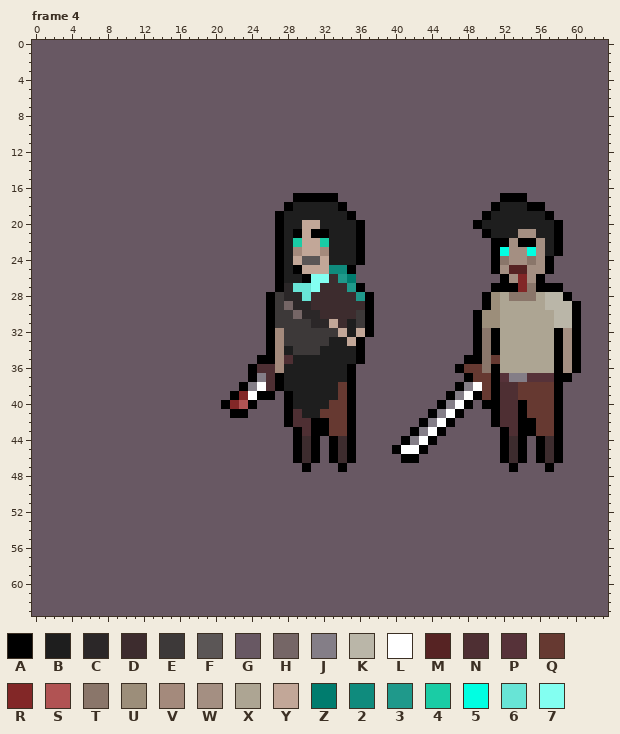
Two versions of one pixel-art file, assets/aseprite/experiments/human_experiments.aseprite. This is how it looked before the edit.
64x64 pixels, 5 frames. Colours within 5 levels of each other are drawn and written as one. Shown: frame 4. The commit also changed other frames, which this record leaves out.
Palette (. is transparent): A #000000  B #1e1e1e  C #2b2728  D #3d2c2e  E #3d3939  F #5b5656  G #685863  H #756666  J #847e87  K #bab6a8  L #ffffff  M #562323  N #4e2f33  P #563239  Q #663931  R #822727  S #b15353  T #8a766a  U #9c8e7a  V #a48a7c  W #a48f82  X #ada593  Y #c2a798  Z #007c6e  2 #0f8b7d  3 #1f998b  4 #1acca5  5 #00ffe2  6 #68e4d6  7 #83fff1
New version:
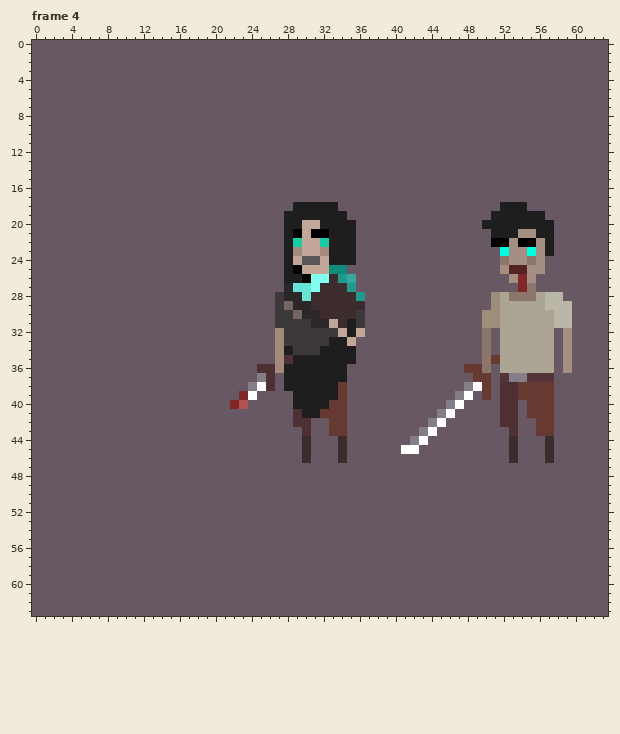
The edit:
layer "bg/outline" now hidden
Colour Z changes from #007c6e to #35a9a1.
Frame 4:
The author changed colour A to colour G in row 17 at x 29 to 33 and 52 to 54; in row 18 at x 28, 34, 51 and 55 to 56; in row 19 at x 27, 35, 50 and 57; in row 20 at x 27, 36, 49 and 58; in row 21 at x 27, 36, 50 and 58; in row 22 at x 27, 36 and 58.
The author changed colour A to colour G in row 23 at x 27, 36, 51 and 58; in row 24 at x 27, 36, 51 and 57; in row 25 at x 27, 35, 51 and 57; in row 26 at x 27, 52 and 56; in row 27 at x 27, 36, 51 to 53 and 56 to 58; in row 28 at x 26, 37, 50 and 59.
The author changed colour A to colour G in row 29 at x 26, 37, 50 and 60; in rows 30 to 31 at x 26, 37, 49 and 60; in row 32 at x 26, 37, 49, 51, 58 and 60; in rows 33 to 34 at x 26, 36, 49, 51, 58 and 60; in row 35 at x 25 to 26, 36, 48 to 49, 58 and 60; in row 36 at x 24, 35, 47, 51, 58 and 60.
The author changed colour A to colour G in row 37 at x 24, 27, 35, 48, 51 and 58 to 59; in row 38 at x 23, 27, 35, 47, 51 and 58; in row 39 at x 22, 25 to 26, 28, 35, 46, 49, 51 and 58; in row 40 at x 21, 24, 28, 35, 45, 48, 50 to 51, 54 and 58; in row 41 at x 22 to 23, 28, 35, 44, 47, 51, 54 and 58; in row 42 at x 28, 31 to 32, 35, 43, 46, 51, 54 to 55 and 58.
The author changed colour A to colour G in row 43 at x 29, 31 to 32, 35, 42, 45, 52, 54 to 55 and 58; in row 44 at x 29, 31, 33, 35, 41, 44, 52, 54, 56 and 58; in row 45 at x 29, 31, 33, 35, 40, 43, 52, 54, 56 and 58; in row 46 at x 29, 31, 33, 35, 41 to 42, 52, 54, 56 and 58; in row 47 at x 30, 34, 53 and 57.
Changed places in both pictures, as pixel boxes (x1, y1, x2, y2):
changed: (221, 193, 374, 472)
changed: (392, 193, 581, 472)
